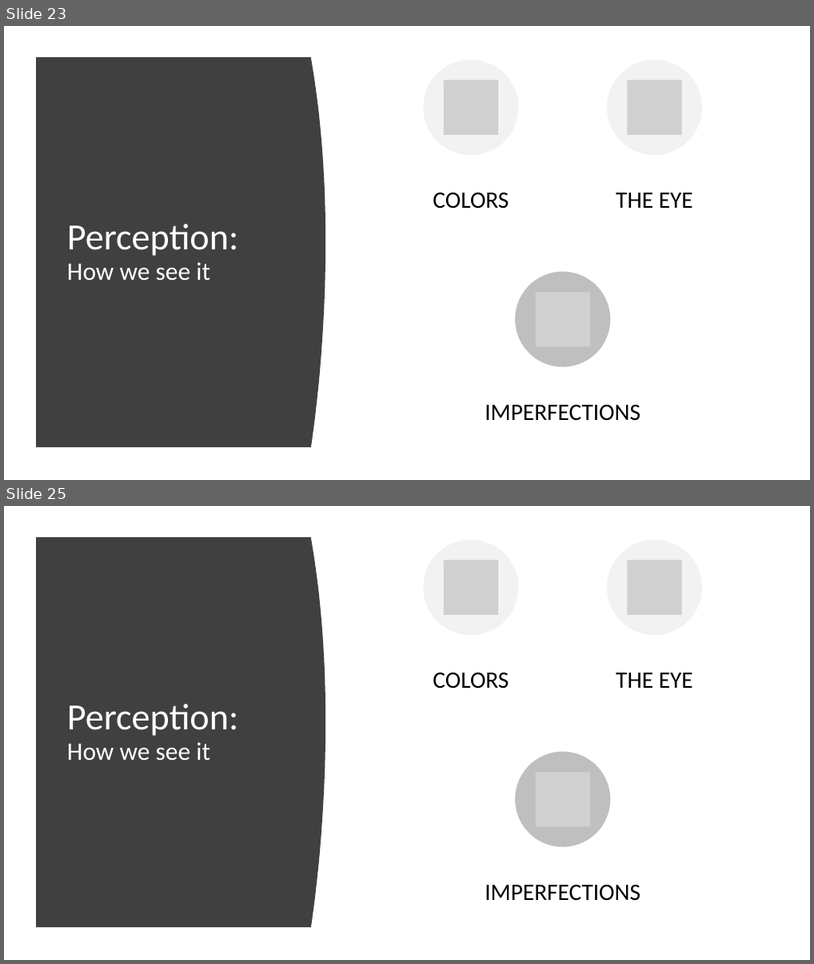
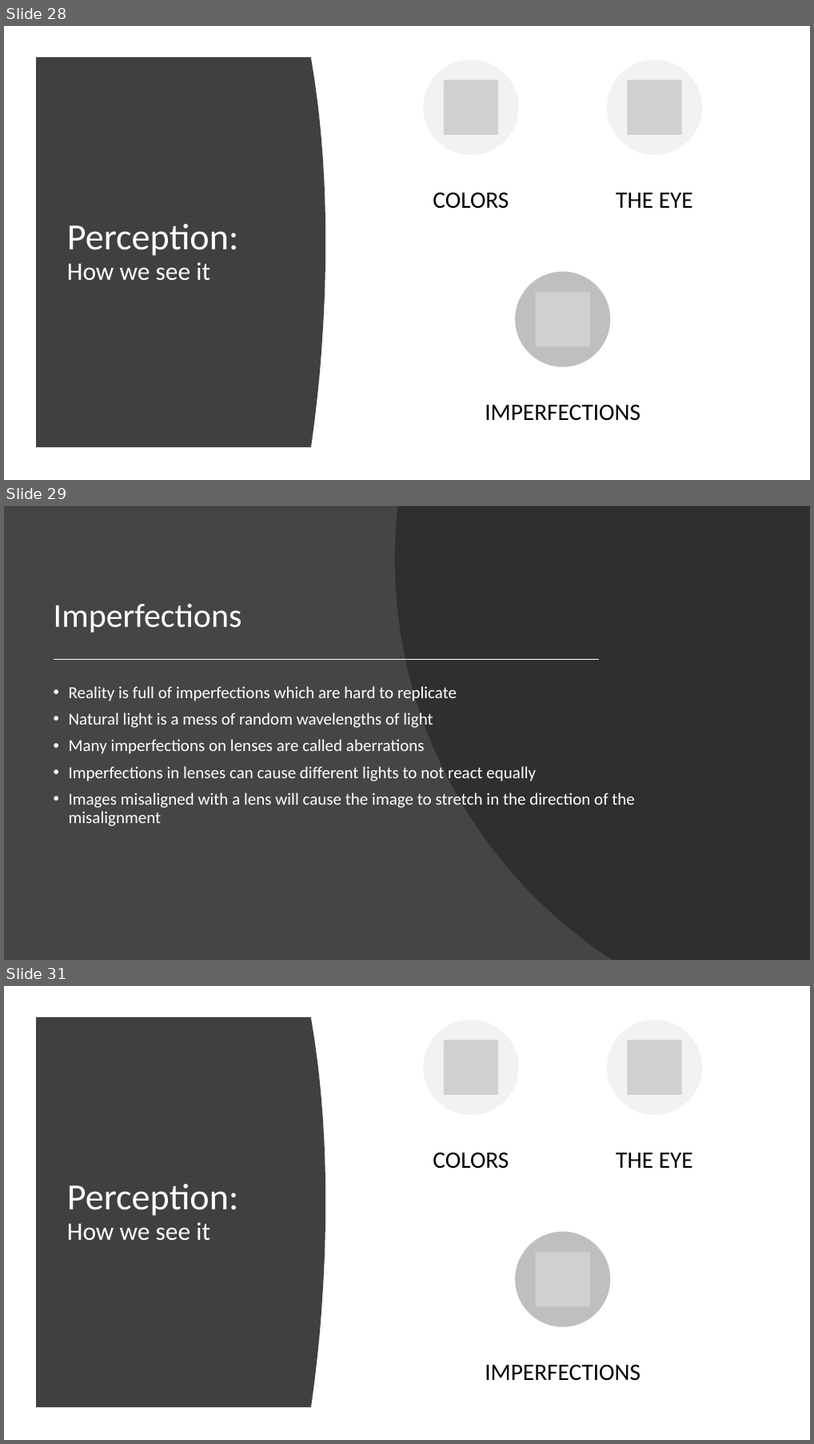
Before and after one commit to beck-peterson/cg2, a slide deck: Computer Graphics Chapter 4 Presentation.pptx. Shown one above the other, each under a label of ours: slides 23 and 25 before the commit, slides 28, 29 and 31 after it; the slides between them are not shown. The pictures are 814x964 and 814x1444 pixels, drawn with LibreOffice and Linux fonts; fonts in the diff are those of the drawing; grey boxes stand for pictures. Boxes give left, top, right and bottom in pixels: in the first picture for what was removed or moved away, otherwise in the second. Text is boxed around its words. In the diff, an @@ line names an element or a change of style, - is before the commit and + after.

```diff
--- a/Computer Graphics Chapter 4 Presentation.pptx
+++ b/Computer Graphics Chapter 4 Presentation.pptx
@@ slide 29 added at <box>4,506,810,960</box>, background #454545 @@
@@ freeform shape added at <box>395,506,810,960</box>, fill #262626 at 70% opacity @@
@@ title added at <box>54,604,242,632</box>, 40 pt, text #FFFFFF @@
+Imperfections
@@ line added from (55, 659) to (599, 659), #FFFFFF 1.5 pt @@
@@ text added at <box>69,686,635,826</box>, 20 pt, text #FFFFFF @@
+• Reality is full of imperfections which are hard to replicate
+• Natural light is a mess of random wavelengths of light
+• Many imperfections on lenses are called aberrations
+• Imperfections in lenses can cause different lights to not react equally
+• Images misaligned with a lens will cause the image to stretch in the direction of the misalignment
@@ what was slide 23 is now slide 28 @@
@@ what was slide 25 is now slide 31 @@
```
Also in this commit, not shown: 3 slides changed, 11 other slides added, 5 slides removed.
